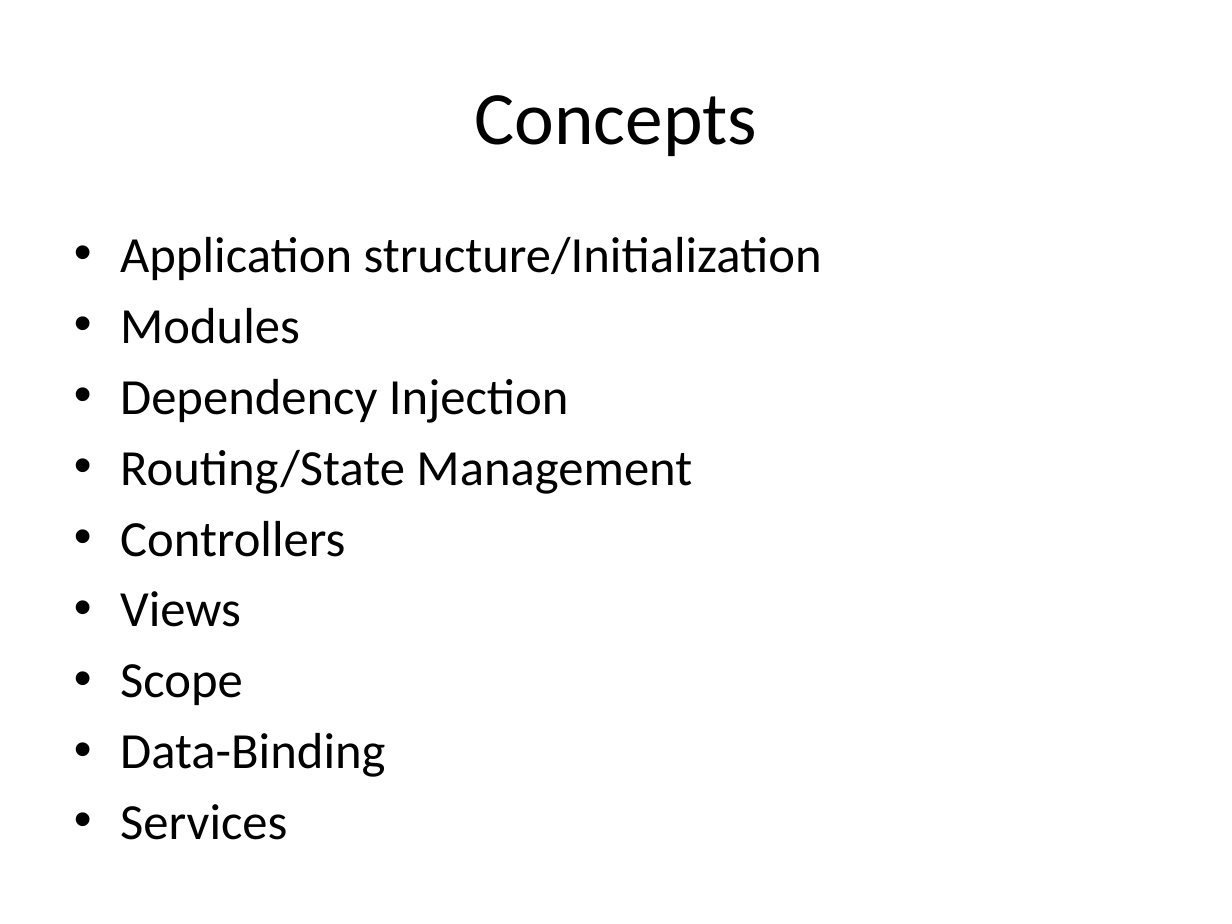
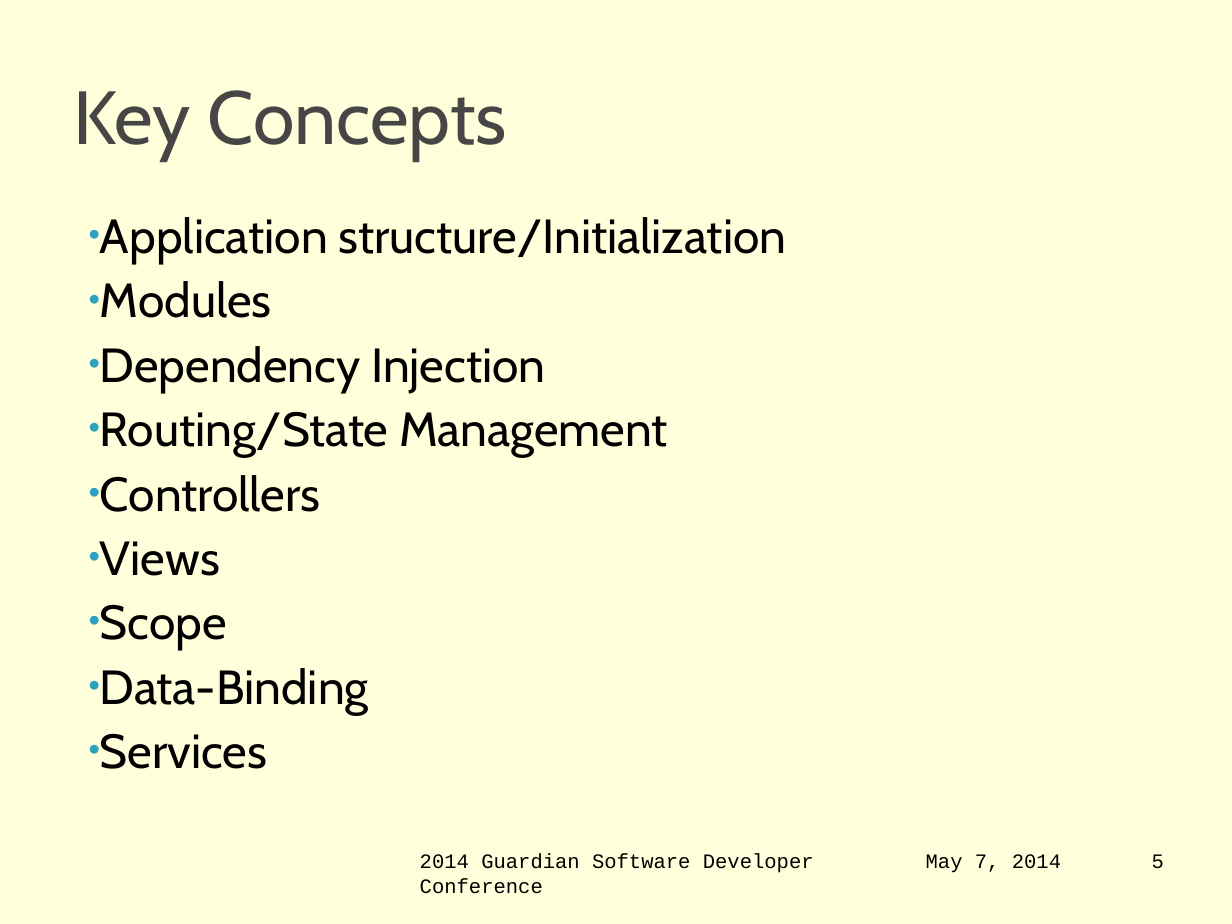
Before and after one commit to jbellmore/GSDC-2014-AngularJS, a slide deck: slide 5 of intro-to-angular-js.pptx. Drawn at 1232x924 pixels with LibreOffice and Linux fonts; fonts in the diff are those of the drawing; background and template pictures are left out. Boxes give left, top, right and bottom in pixels: in the first picture for what was removed or moved away, otherwise in the second. Text is boxed around its words. In the diff, an @@ line names an element or a change of style, - is before the commit and + after.

Commit message:
Updated presentation to use Walt's conference template

```diff
--- a/intro-to-angular-js.pptx
+++ b/intro-to-angular-js.pptx
@@ background #FFFFFF to #FFFFCC at 68% opacity @@
@@ title at <box>74,90,507,159</box>: text changed; font Calibri to Cabin; text colour #000000 to #464646 @@
-Concepts
+Key Concepts
@@ text "Application structure/Initialization": place and size @@
-text "Application structure/Initialization" at <box>120,237,822,840</box>
+text "Application structure/Initialization" at <box>100,217,787,769</box>
@@ text "Application structure/Initialization" at <box>100,217,787,769</box>: size 29.6 to 28 pt, font Calibri to Cabin; indent changed; less space between paragraphs @@
@@ text added at <box>420,853,814,894</box>, 12 pt, text #000000 @@
+2014 Guardian Software Developer Conference
@@ text added at <box>926,854,1061,873</box>, 12 pt, text #000000 @@
+May 7, 2014
@@ page number added at <box>1152,854,1164,869</box>, 12 pt, text #000000 @@
+5
```
Also in this commit, not shown: 5 other slides changed.
